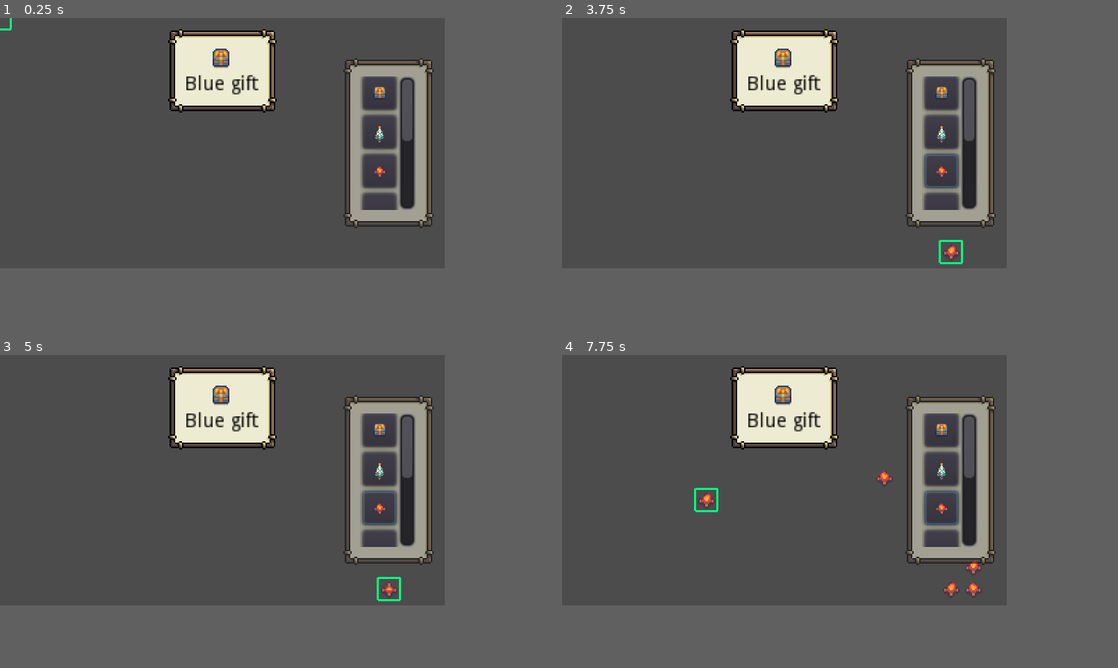
Above: before the commit, frames 1-4 (two rows, left to right).
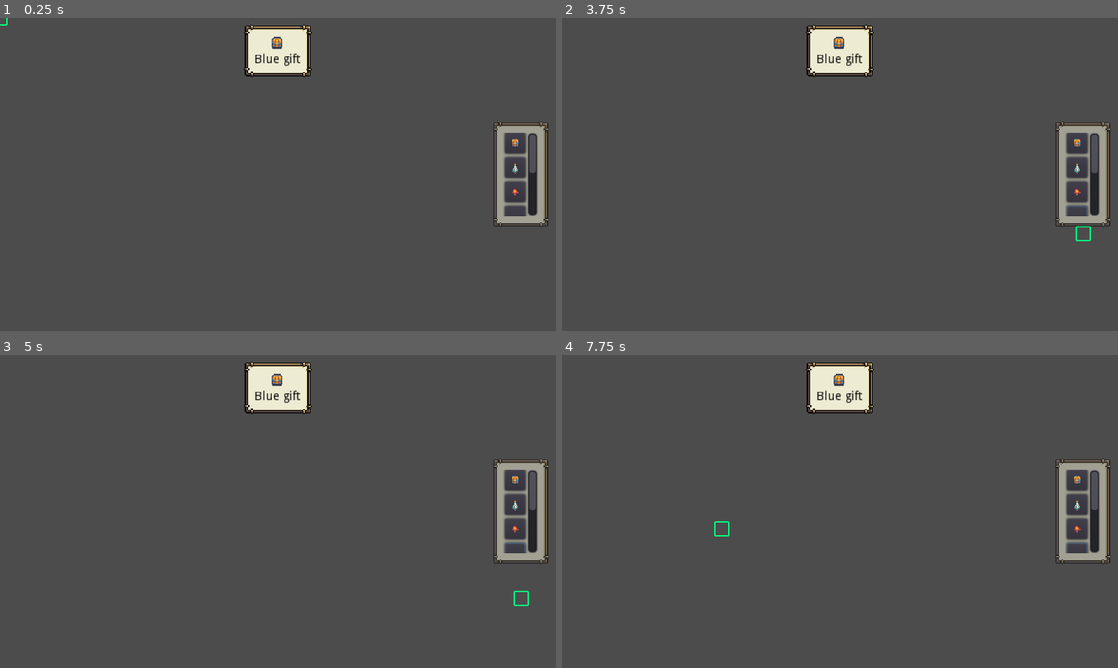
Above: after the commit, the same moments.

Repository: IvessJohn/godot-SantasPresentFactory
Game: Godot game, scene res://source/level/TestLevel.tscn
Two runs of this game, one before a commit and one after it. Both use one fixed random seed, a clock stepped at 60 frames per second and the inputs below.
Inputs (mouse positions are in pixels of both pictures, inside the frame that each line leads up to; where the layout moved, square brackets give the same spot in the first picture):
- Up to frame 1 (0.25 s): no input
- Up to frame 2 (3.75 s): click (973, 118) [940, 93] at 0.5 s; click (973, 136) [940, 130] at 1.25 s; click (973, 155) [940, 171] at 2 s; click (973, 177) [940, 208] at 2.75 s; click (973, 196) [940, 249] at 3.5 s
- Up to frame 3 (5 s): click (411, 552) at 4.27 s
- Up to frame 4 (7.75 s): click (973, 570) at 5.02 s; click (973, 592) at 5.77 s; tap Enter (ui_accept) at 6.5, 6.77, 7.25, 7.52 s; move the mouse to (884, 467) at 6.52 s; press the mouse at (884, 467) at 6.53 s; hold D (move_right) 6.53-7.28 s; move the mouse to (695, 492) at 7.27 s; release the mouse at (695, 492) at 7.28 s; hold S (move_down) from 7.28 s (still down); right-click (695, 492) at 7.35 s
In our replay, the window is 640x360 before the commit and 800x450 after it. These sizes can differ from the game's own. Grey fills any space a smaller window leaves; there, only what the larger window draws over its background counts as a difference.

The runs differ from the first frame. In frame 1, 13% of the frame differs, in the area x 0-99%, y 0-68%; in frame 2, 13%; in frame 3, 13%; in frame 4, 13%, in the area x 23-99%, y 2-78%.

Commit message:
Changed the game window size

Diff:
--- a/project.godot
+++ b/project.godot
@@ -96,8 +96,8 @@
 
 [display]
 
-window/size/width=320
-window/size/height=180
+window/size/width=640
+window/size/height=360
 window/size/test_width=1280
 window/size/test_height=720
 window/stretch/mode="2d"
--- a/source/GameBoard.gd
+++ b/source/GameBoard.gd
@@ -50,20 +50,21 @@
 	# tilemap.set_cellv(...)
 	# tilemap.update_bitmask_region()
 #	var object_scene: PackedScene = props_res.get_prop(prop_id)
-	var object_scene: PackedScene = _selected_tile.scene
-	if object_scene:
-		# First, check if there was any other object placed and if so, remove it
-		if _objects.has(cell):
-			_objects[cell].queue_free()
-			_objects.erase(cell)
+	if _selected_tile:
+		var object_scene: PackedScene = _selected_tile.scene
+		if object_scene:
+			# First, check if there was any other object placed and if so, remove it
+			if _objects.has(cell):
+				_objects[cell].queue_free()
+				_objects.erase(cell)
 
-		var object_instance: Node2D = object_scene.instance()
-		objects.add_child(object_instance)
-		print((cell))
-		var object_pos: Vector2 = grid.calculate_map_position(cell)
-		object_instance.global_position = object_pos
-#		object_instance.global_position = Vector2(24,24)
-		_objects[cell] = object_instance
+			var object_instance: Node2D = object_scene.instance()
+			objects.add_child(object_instance)
+			print((cell))
+			var object_pos: Vector2 = grid.calculate_map_position(cell)
+			object_instance.global_position = object_pos
+	#		object_instance.global_position = Vector2(24,24)
+			_objects[cell] = object_instance
 
 func remove_object(cell: Vector2):
 	if _objects.has(cell):
--- a/source/UI/LevelUI.tscn
+++ b/source/UI/LevelUI.tscn
@@ -37,15 +37,15 @@
 visible = false
 margin_left = 8.0
 margin_top = 8.0
-margin_right = 312.0
-margin_bottom = 172.0
+margin_right = 632.0
+margin_bottom = 352.0
 mouse_filter = 2
 custom_styles/panel = ExtResource( 4 )
 
 [node name="SelectedItem" type="PanelContainer" parent="MarginContainer"]
-margin_left = 121.0
+margin_left = 281.0
 margin_top = 8.0
-margin_right = 199.0
+margin_right = 359.0
 margin_bottom = 68.0
 mouse_filter = 2
 size_flags_horizontal = 4
@@ -79,10 +79,10 @@
 
 [node name="TileContainer" type="PanelContainer" parent="MarginContainer"]
 self_modulate = Color( 1, 1, 1, 0.52549 )
-margin_left = 247.0
-margin_top = 29.0
-margin_right = 312.0
-margin_bottom = 151.0
+margin_left = 567.0
+margin_top = 119.0
+margin_right = 632.0
+margin_bottom = 241.0
 grow_horizontal = 0
 grow_vertical = 2
 rect_min_size = Vector2( 18, 18 )
--- a/source/UI/TileVerticalList.gd
+++ b/source/UI/TileVerticalList.gd
@@ -16,6 +16,9 @@
 func _ready():
 	if not is_in_group("TileList"):
 		add_to_group("TileList")
+
+	if tile_resources.size() > 0:
+		choose_tile(tile_resources[0])
 
 func set_tile_resources(value):
 	if tile_resources != value:
@@ -37,4 +40,7 @@
 			x+=1
 
 func _on_tileButton_tile_chosen(tile_resource):
+	choose_tile(tile_resource)
+
+func choose_tile(tile_resource):
 	emit_signal("tile_chosen", tile_resource)
--- a/source/level/TestLevel.tscn
+++ b/source/level/TestLevel.tscn
@@ -23,6 +23,10 @@
 
 [node name="Objects" type="YSort" parent="GameBoard"]
 
+[node name="Camera2D" type="Camera2D" parent="."]
+anchor_mode = 0
+current = true
+
 [connection signal="accept_pressed" from="GameBoard/Cursor" to="GameBoard" method="_on_Cursor_accept_pressed"]
 [connection signal="accept_removed" from="GameBoard/Cursor" to="GameBoard" method="_on_Cursor_accept_removed"]
 [connection signal="moved" from="GameBoard/Cursor" to="GameBoard" method="_on_Cursor_moved"]
